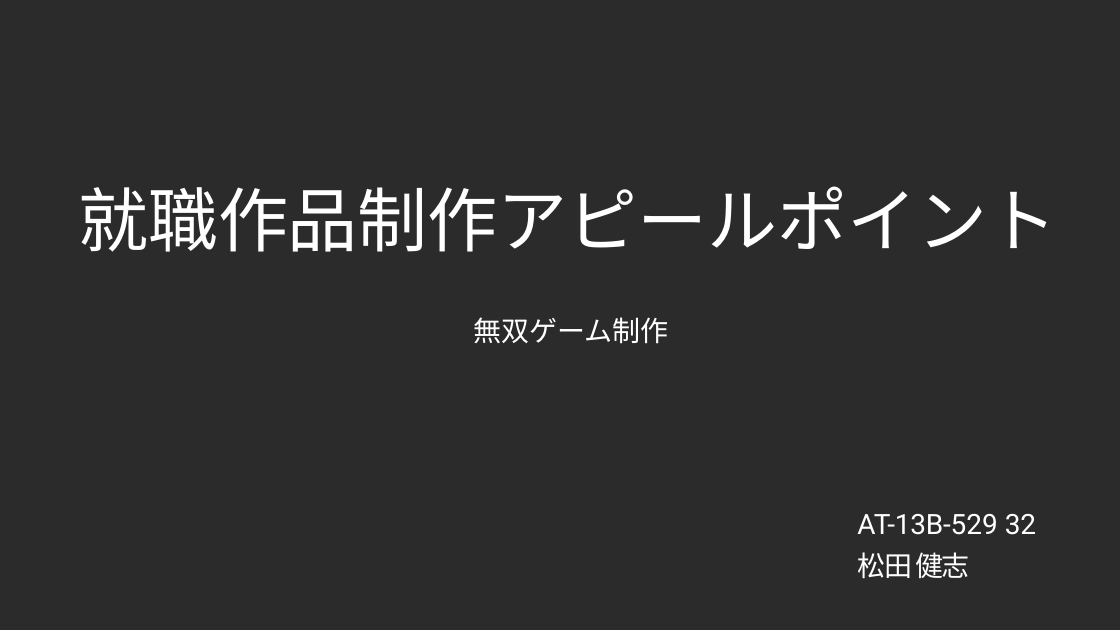
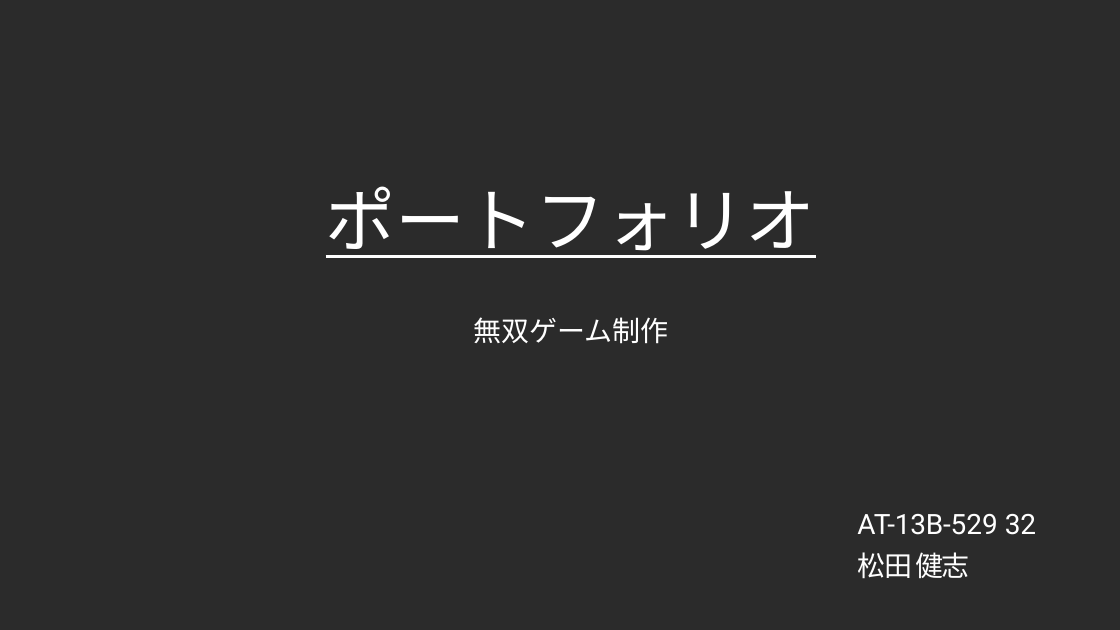
Before and after one commit to Takeshi0106/Action_Game, a slide deck: slide 1 of 就職作品制作アピール.pptx. Drawn at 1120x630 pixels with LibreOffice and Linux fonts; fonts in the diff are those of the drawing; background and template pictures are left out; a plain dark background stands for a picture behind light text. Boxes give left, top, right and bottom in pixels: in the first picture for what was removed or moved away, otherwise in the second. Text is boxed around its words. In the diff, an @@ line names an element or a change of style, - is before the commit and + after.

Commit message:
就職アピールパワポ更新

```diff
--- a/就職作品制作アピール.pptx
+++ b/就職作品制作アピール.pptx
@@ title at box(326, 186, 816, 258): text changed @@
-就職作品制作アピールポイント
+ポートフォリオ
```
Also in this commit, not shown: 2 other slides changed, 11 slides removed, 1 other file.
